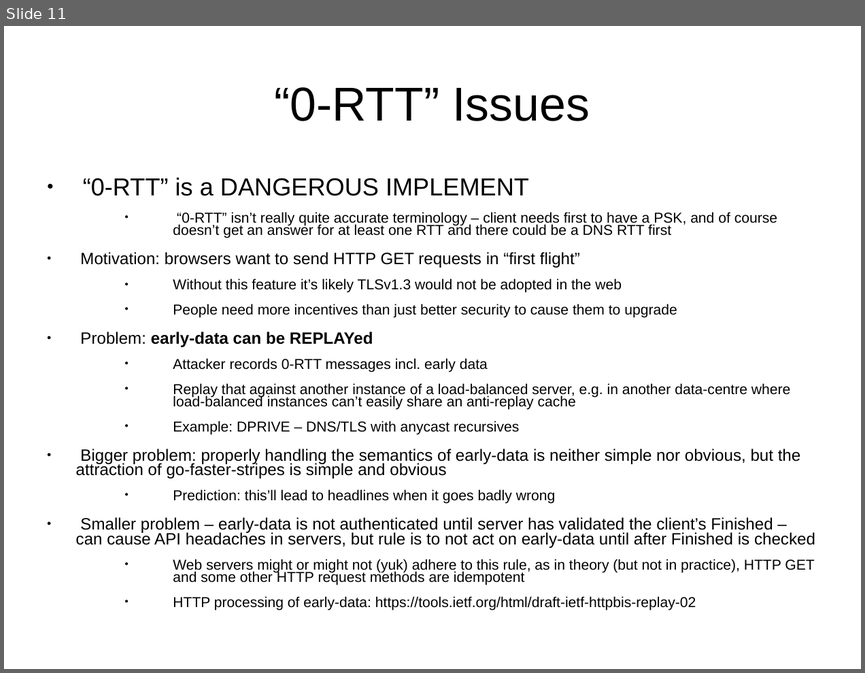
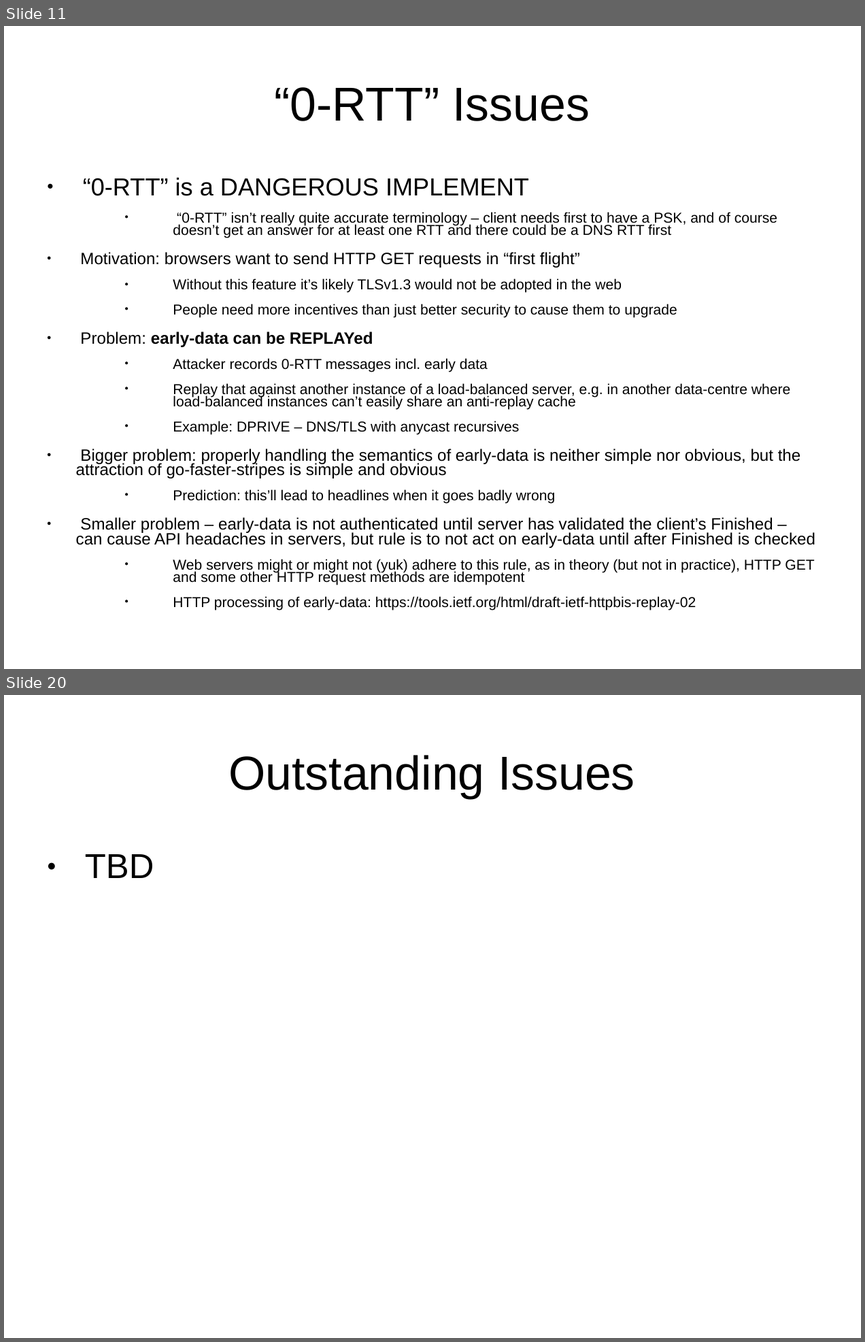
Before and after one commit to sftcd/cs7053, a slide deck: 2016lectures/07-tls13.ppt. Shown one above the other, each under a label of ours: slide 11 before the commit, slides 11 and 20 after it; the slides between them are not shown. The pictures are 865x673 and 865x1342 pixels, drawn with LibreOffice and Linux fonts; fonts in the diff are those of the drawing. Boxes give left, top, right and bottom in pixels: in the first picture for what was removed or moved away, otherwise in the second. Text is boxed around its words. In the diff, an @@ line names an element or a change of style, - is before the commit and + after.

```diff
--- a/2016lectures/07-tls13.ppt
+++ b/2016lectures/07-tls13.ppt
@@ slide 20 added at (x1=4, y1=695, x2=861, y2=1338), background #FFFFFF @@
@@ title added at (x1=228, y1=755, x2=635, y2=799), 44 pt, text #000000 @@
+Outstanding Issues
@@ text added at (x1=85, y1=854, x2=154, y2=878), 32 pt, text #000000 @@
+● TBD
```
Also in this commit, not shown: 9 other slides added, 2 other files.
